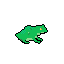
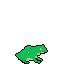
Layered file, before and after one edit (w=64, h=64). Changes by layer:
painted on "Copier de istockphoto-941359830-1024x1024.jpg" over [left=15, top=24, right=48, bottom=64]
